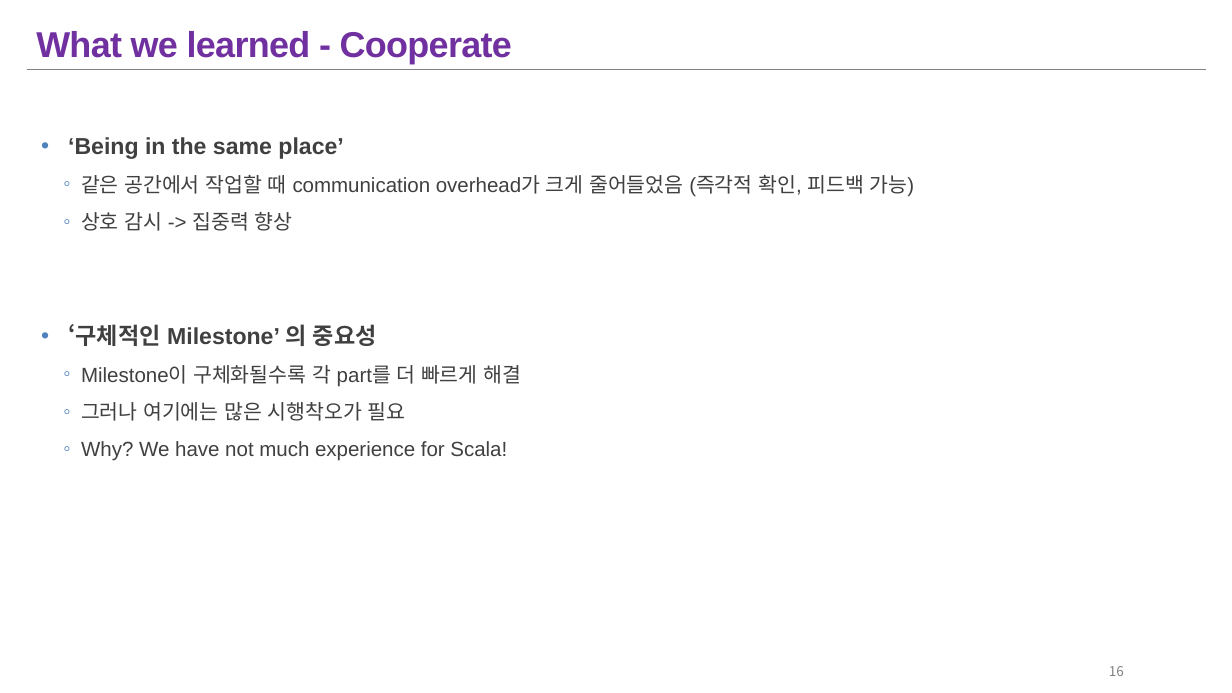
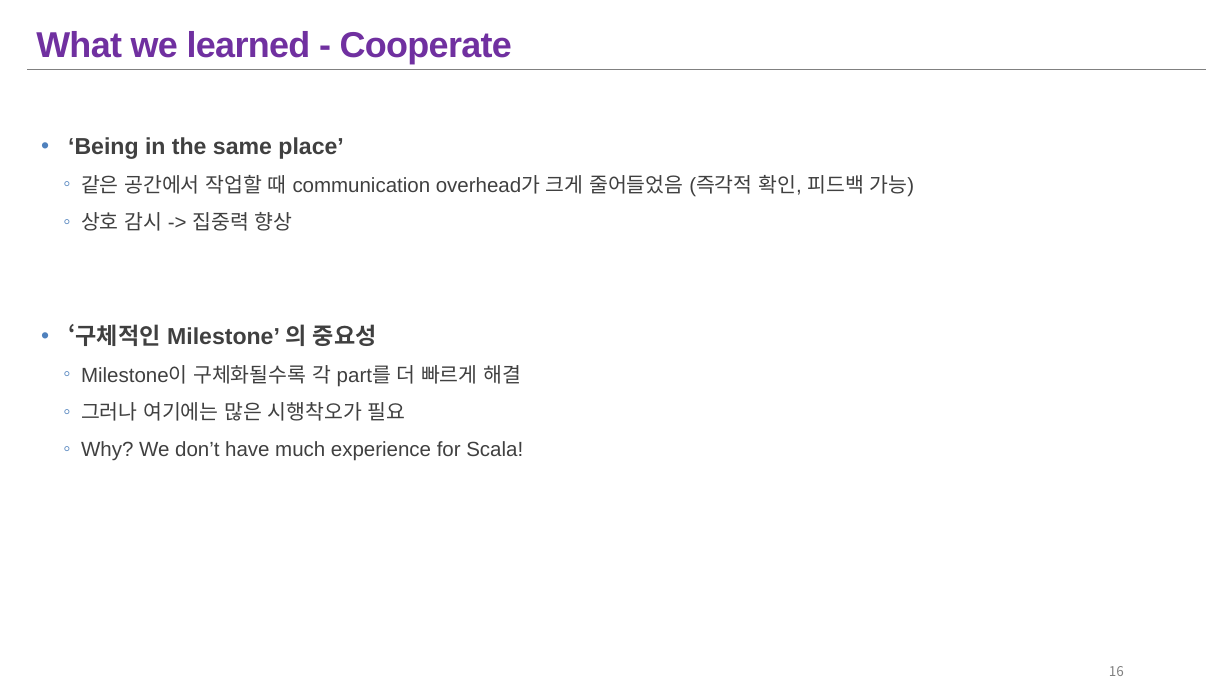
Before and after one commit to Silation/332project, a slide deck: slide 16 of Final presentation.pptx. Drawn at 1232x693 pixels with LibreOffice and Linux fonts; fonts in the diff are those of the drawing. Boxes give left, top, right and bottom in pixels: in the first picture for what was removed or moved away, otherwise in the second. Text is boxed around its words. In the diff, an @@ line names an element or a change of style, - is before the commit and + after.

```diff
--- a/Final presentation.pptx
+++ b/Final presentation.pptx
@@ text at (x1=81, y1=441, x2=523, y2=461): text changed @@
-  ◦ Why? We have not much experience for Scala!
+  ◦ Why? We don’t have much experience for Scala!
```
Also in this commit, not shown: 4 other slides changed.
